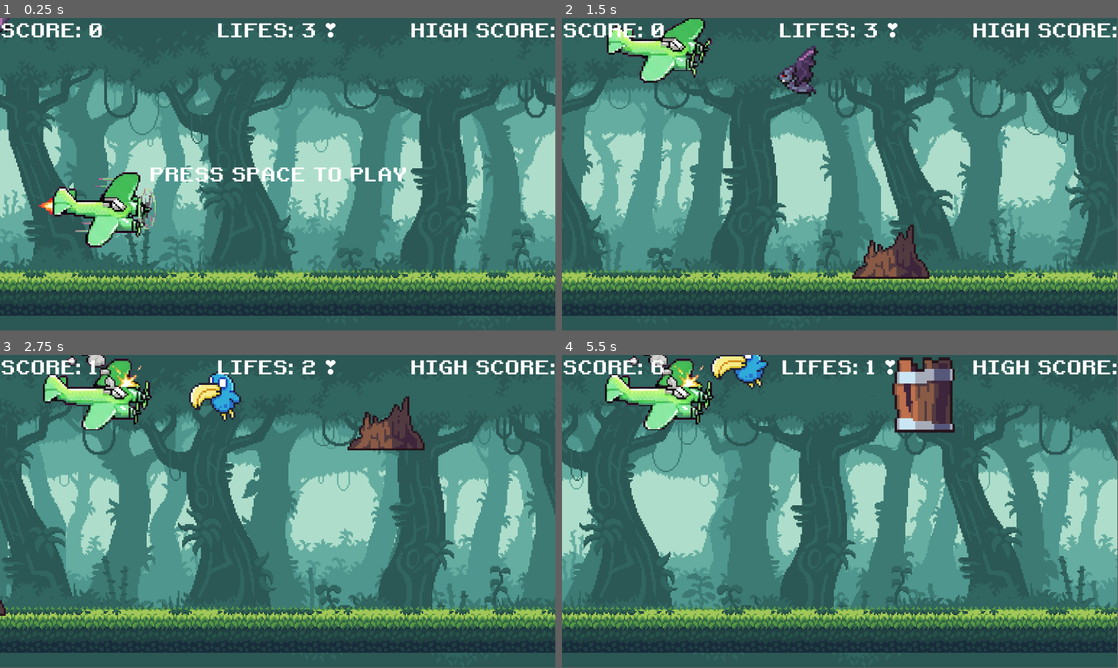
Above: before the commit, frames 1-4 (two rows, left to right).
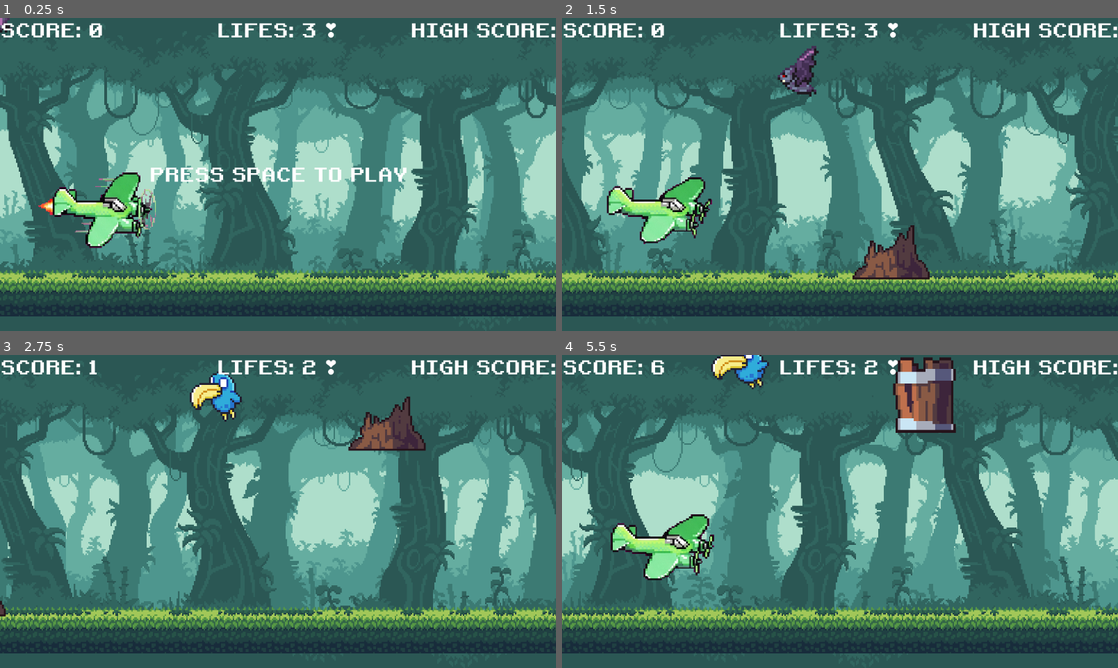
Above: after the commit, the same moments.

Repository: Humberto-Fonseca/Juego-avione-simulacion
Game: Godot game, scene res://dino-run-assets/assets/main.tscn
The game is run twice, just before and just after one commit, with the same random seed, the same clock (stepped at 60 frames per second) and the same inputs.
Inputs:
- Up to frame 1 (0.25 s): no input
- Up to frame 2 (1.5 s): tap Space at 0.5 s; hold Enter (ui_accept) 0.53-1.28 s; hold Right (ui_right) from 0.53 s (still down); tap Enter (ui_accept) at 1.35 s
- Up to frame 3 (2.75 s): tap Enter (ui_accept) at 1.52, 1.82 s; release Right (ui_right) at 2.03 s; hold Left (ui_left) from 2.03 s (still down); hold Enter (ui_accept) from 2.03 s (still down)
- Up to frame 4 (5.5 s): release Left (ui_left) at 2.78 s; release Enter (ui_accept) at 2.78 s; hold Right (ui_right) 2.78-4.28 s; tap Enter (ui_accept) at 2.85, 3.02, 3.32, 4.35, 4.52, 4.82 s; hold Enter (ui_accept) 3.53-4.28 s; hold Left (ui_left) 4.28-5.03 s; hold Right (ui_right) from 5.03 s (still down); hold Enter (ui_accept) from 5.03 s (still down)
The window is 799x449 before the commit and 800x450 after it. Grey fills any space a smaller window leaves; there, only what the larger window draws over its background counts as a difference.

The runs differ from the first frame. In frame 1, 5.5% of the frame differs, in the area x 0-100%, y 1-96%; in frame 2, 8.8%; in frame 3, 7.4%; in frame 4, 10%, in the area x 0-100%, y 0-96%.

Commit message:
parpadeo correcto

Diff:
--- a/dino-run-assets/assets/avion.gd
+++ b/dino-run-assets/assets/avion.gd
@@ -37,7 +37,7 @@
 			en_turbo = false
 
 	# 3. Detectar doble click para activar turbo
-	if Input.is_action_just_pressed("ui_accept"):
+	if Input.is_action_just_pressed("ui_up"):
 		jump_sound.play()
 		if tiempo_arriba <= LIMITE_DOBLE_CLICK:
 			en_turbo = true
@@ -54,7 +54,7 @@
 	# 4. Movimiento físico (Sigue funcionando aunque estés chocado)
 	var multiplicador = BOOST_VELOCIDAD if en_turbo else 1.0
 
-	if Input.is_action_pressed("ui_accept"):
+	if Input.is_action_pressed("ui_up"):
 		velocity.y = JUMP_SPEED * multiplicador
 	elif Input.is_action_pressed("ui_down"):
 		velocity.y = JUMP_INVERTED * multiplicador
@@ -62,7 +62,6 @@
 		velocity.y = 0
 
 	# 5. CONTROL ESTRICTO DE ANIMACIONES
-	# (Limpiamos esto: ya no manipulamos las colisiones aquí)
 	if not en_choque:
 		if en_turbo:
 			animated_sprite_2d.play("turbo")
@@ -71,7 +70,6 @@
 
 	move_and_slide()
 
-
 # Función que llamas desde el main.gd cuando colisiona
 func recibir_dano():
 	if en_choque: return
@@ -79,9 +77,22 @@
 	animated_sprite_2d.play("crash")
 	aku_aku_sound.play()
 
-	collision_polygon_2d.set_deferred("disabled", true)
+	# --- MODO INMUNIDAD ---
+	# 1. Apagamos la detección de la capa 2 (Obstáculos).
+	# (El avión ya no choca físicamente contra ellos).
+	set_collision_mask_value(2, false)
+
+	# 2. Apagamos la presencia del avión en la capa 1 (Jugador).
+	# (Los nodos de los obstáculos ya no detectarán señales al tocarte).
+	set_collision_layer_value(1, false)
+
+	# Nota: La máscara 1 (Suelo) sigue encendida, por lo que nunca caerás al vacío.
+
 	await get_tree().create_timer(2.0).timeout
+
+	# --- FIN DE INMUNIDAD ---
 	en_choque = false
-	# Vuelve a encender la detección de obstáculos
-	#set_collision_mask_value(2, true)
-	collision_polygon_2d.set_deferred("disabled", false)
+
+	# Restauramos las capas físicas a la normalidad
+	set_collision_mask_value(2, true)
+	set_collision_layer_value(1, true)
--- a/dino-run-assets/assets/avion.tscn
+++ b/dino-run-assets/assets/avion.tscn
@@ -5,21 +5,21 @@
 [ext_resource type="AudioStream" uid="uid://c1hj0onkc415u" path="res://dino-run-assets/assets/sound/jump.wav" id="3_nyyl4"]
 [ext_resource type="AudioStream" uid="uid://cyb2djkhcjwyg" path="res://dino-run-assets/assets/sound/aku_aku_notification.mp3" id="4_nyyl4"]
 
-[sub_resource type="AtlasTexture" id="AtlasTexture_gkd5v"]
-atlas = ExtResource("1_vnu0q")
-region = Rect2(7, 315, 123, 152)
-
-[sub_resource type="AtlasTexture" id="AtlasTexture_d6mc3"]
-atlas = ExtResource("1_vnu0q")
-region = Rect2(130, 315, 123, 152)
-
 [sub_resource type="AtlasTexture" id="AtlasTexture_nyyl4"]
 atlas = ExtResource("1_vnu0q")
-region = Rect2(253, 315, 123, 152)
+region = Rect2(10, 330, 122, 145)
 
 [sub_resource type="AtlasTexture" id="AtlasTexture_bt8sk"]
 atlas = ExtResource("1_vnu0q")
-region = Rect2(376, 315, 123, 152)
+region = Rect2(132, 330, 122, 145)
+
+[sub_resource type="AtlasTexture" id="AtlasTexture_vvfp2"]
+atlas = ExtResource("1_vnu0q")
+region = Rect2(254, 330, 122, 145)
+
+[sub_resource type="AtlasTexture" id="AtlasTexture_m7jfv"]
+atlas = ExtResource("1_vnu0q")
+region = Rect2(376, 330, 122, 145)
 
 [sub_resource type="AtlasTexture" id="AtlasTexture_n4xoo"]
 atlas = ExtResource("1_vnu0q")
@@ -57,18 +57,6 @@
 animations = [{
 "frames": [{
 "duration": 1.0,
-"texture": SubResource("AtlasTexture_gkd5v")
-}, {
-"duration": 1.0,
-"texture": null
-}, {
-"duration": 1.0,
-"texture": SubResource("AtlasTexture_d6mc3")
-}, {
-"duration": 1.0,
-"texture": null
-}, {
-"duration": 1.0,
 "texture": SubResource("AtlasTexture_nyyl4")
 }, {
 "duration": 1.0,
@@ -76,6 +64,15 @@
 }, {
 "duration": 1.0,
 "texture": SubResource("AtlasTexture_bt8sk")
+}, {
+"duration": 1.0,
+"texture": null
+}, {
+"duration": 1.0,
+"texture": SubResource("AtlasTexture_vvfp2")
+}, {
+"duration": 1.0,
+"texture": SubResource("AtlasTexture_m7jfv")
 }],
 "loop": true,
 "name": &"crash",
@@ -124,10 +121,12 @@
 script = ExtResource("1_d6mc3")
 
 [node name="AnimatedSprite2D" type="AnimatedSprite2D" parent="." unique_id=1882920959]
+visibility_layer = 7
 texture_filter = 1
 scale = Vector2(2, 2)
 sprite_frames = SubResource("SpriteFrames_vvfp2")
 animation = &"crash"
+frame_progress = 0.2310558
 
 [node name="JumpSound" type="AudioStreamPlayer" parent="." unique_id=1757747466]
 stream = ExtResource("3_nyyl4")
--- a/dino-run-assets/assets/barrel.tscn
+++ b/dino-run-assets/assets/barrel.tscn
@@ -3,7 +3,7 @@
 [ext_resource type="Texture2D" uid="uid://d1ohdj0obvdw4" path="res://dino-run-assets/assets/img/obstacles/barrel.png" id="1_q74ni"]
 
 [node name="barrel" type="Area2D" unique_id=229638425]
-collision_layer = 2
+collision_layer = 3
 
 [node name="Sprite2D" type="Sprite2D" parent="." unique_id=1606395871]
 texture_filter = 1
--- a/dino-run-assets/assets/ground.tscn
+++ b/dino-run-assets/assets/ground.tscn
@@ -3,7 +3,7 @@
 [ext_resource type="Texture2D" uid="uid://dfqh2vyr2ecxn" path="res://dino-run-assets/assets/img/background/ground.png" id="1_nwj4r"]
 
 [sub_resource type="RectangleShape2D" id="RectangleShape2D_xwxc3"]
-size = Vector2(2304, 89)
+size = Vector2(2304, 120)
 
 [node name="Ground" type="StaticBody2D" unique_id=232305911]
 collision_layer = 4
@@ -15,5 +15,5 @@
 offset = Vector2(0, 522)
 
 [node name="CollisionShape2D" type="CollisionShape2D" parent="." unique_id=412180372]
-position = Vector2(1152, 572.5)
+position = Vector2(1152, 588)
 shape = SubResource("RectangleShape2D_xwxc3")
--- a/dino-run-assets/assets/main.gd
+++ b/dino-run-assets/assets/main.gd
@@ -32,7 +32,7 @@
 const MAX_DIFFICULTY : int = 2
 
 func _ready():
-	screen_size = get_window().size
+	screen_size = get_viewport().get_visible_rect().size
 	ground_hight = $Ground.get_node("Sprite2D").texture.get_height()
 	collision_shape = avion.get_node("CollisionShape2D")
 	$retry.get_node("Button").pressed.connect(new_game)
--- a/project.godot
+++ b/project.godot
@@ -15,6 +15,11 @@
 config/features=PackedStringArray("4.6", "Forward Plus")
 config/icon="res://icon.svg"
 
+[display]
+
+window/size/mode=3
+window/stretch/mode="viewport"
+
 [layer_names]
 
 2d_physics/layer_1="Jugador"
